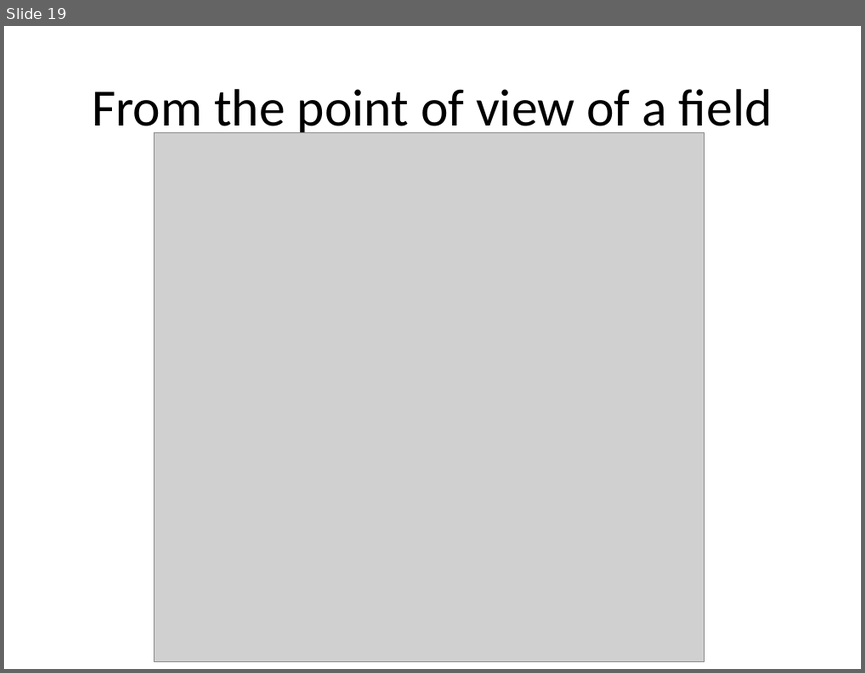
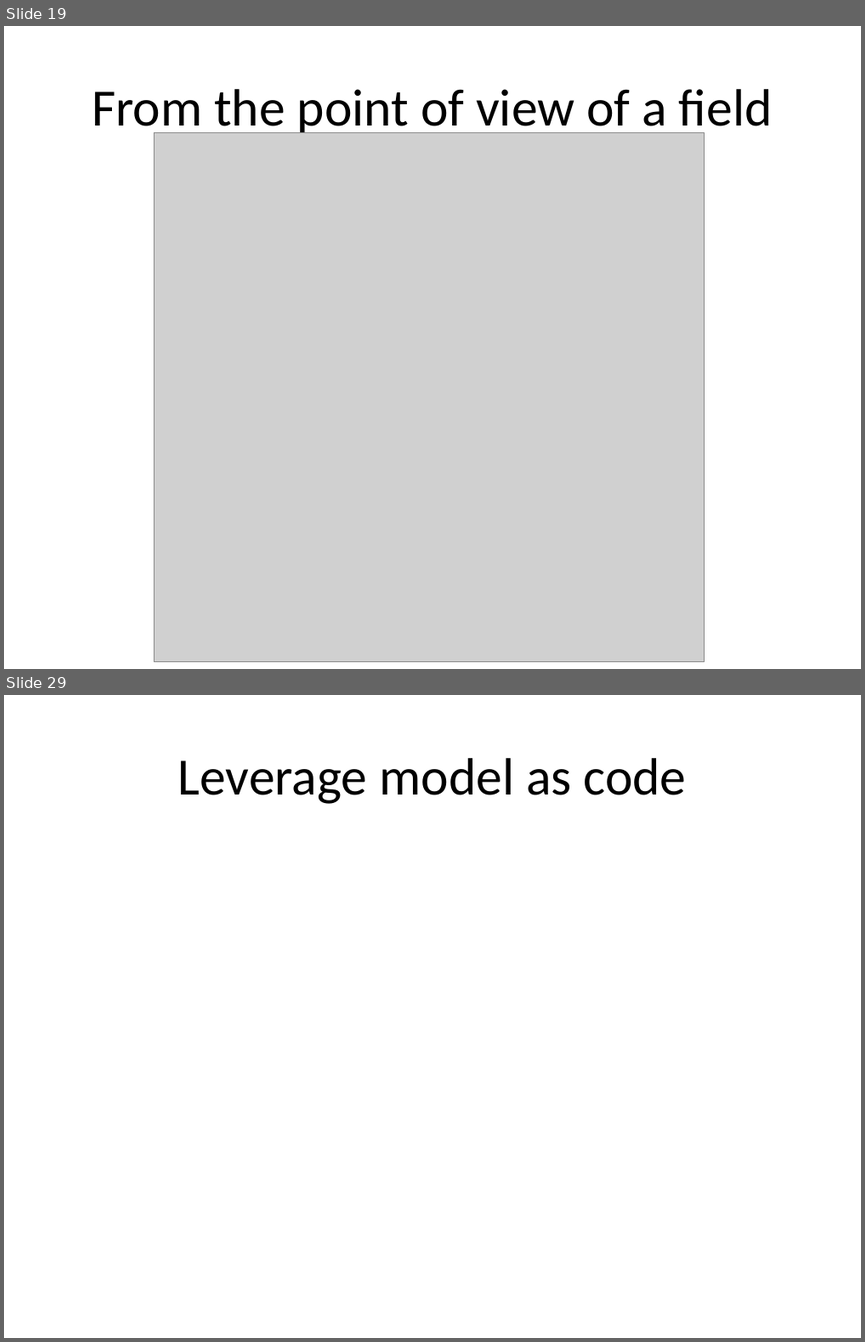
Before and after one commit to lesfurets/mdl4ui, a slide deck: mdl4ui-docs/mdl4ui_cg2013.pptx. Shown one above the other, each under a label of ours: slide 19 before the commit, slides 19 and 29 after it; the slides between them are not shown. The pictures are 865x673 and 865x1342 pixels, drawn with LibreOffice and Linux fonts; fonts in the diff are those of the drawing; grey boxes stand for pictures. Boxes give left, top, right and bottom in pixels: in the first picture for what was removed or moved away, otherwise in the second. Text is boxed around its words. In the diff, an @@ line names an element or a change of style, - is before the commit and + after.

```diff
--- a/mdl4ui-docs/mdl4ui_cg2013.pptx
+++ b/mdl4ui-docs/mdl4ui_cg2013.pptx
@@ slide 29 added at (4,695,861,1338), background #FFFFFF @@
@@ title added at (178,758,687,804), 44 pt, text #000000 @@
+Leverage model as code
```
Also in this commit, not shown: 9 other slides added, 22 other files.
